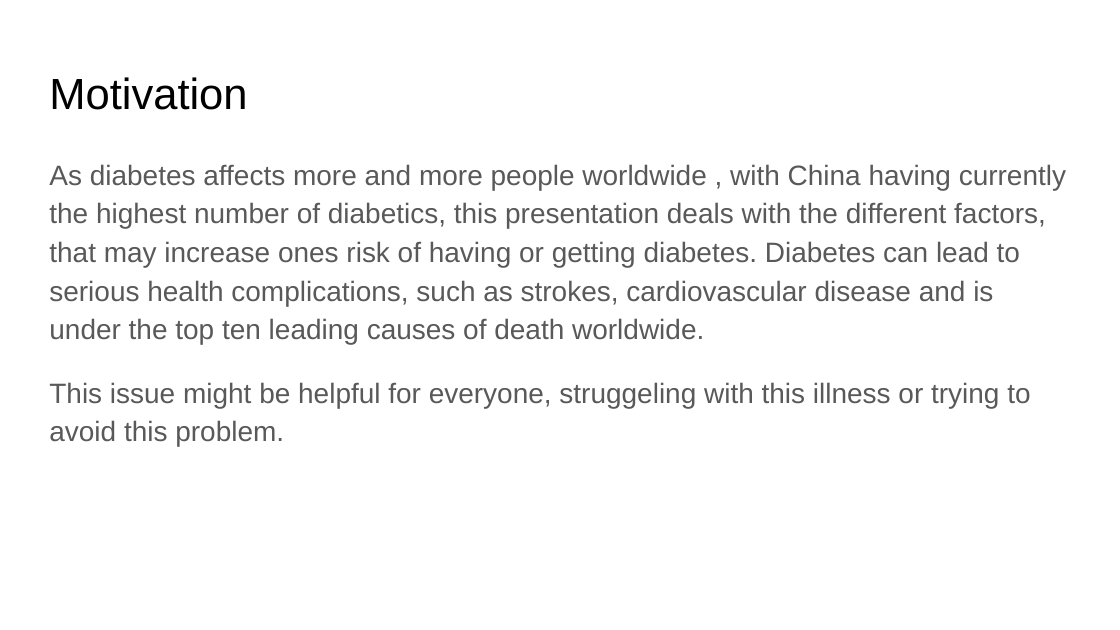
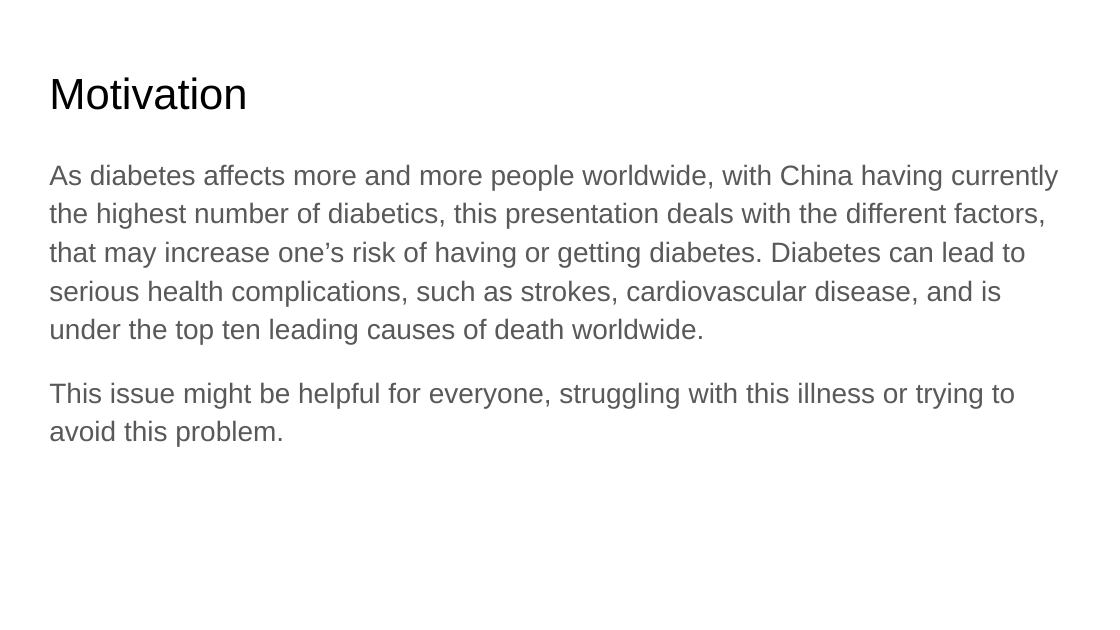
Before and after one commit to an-m-t/EDX-Final-Project-Week, a slide deck: slide 3 of Diabetes_Presentation.pptx. Drawn at 1120x630 pixels with LibreOffice and Linux fonts; fonts in the diff are those of the drawing. Boxes give left, top, right and bottom in pixels: in the first picture for what was removed or moved away, otherwise in the second. Text is boxed around its words. In the diff, an @@ line names an element or a change of style, - is before the commit and + after.

```diff
--- a/Diabetes_Presentation.pptx
+++ b/Diabetes_Presentation.pptx
@@ text at [49, 164, 1058, 447]: text changed @@
-As diabetes affects more and more people worldwide , with China having currently the highest number of diabetics, this presentation deals with the different factors, that may increase ones risk of having or getting diabetes. Diabetes can lead to serious health complications, such as strokes, cardiovascular disease and is under the top ten leading causes of death worldwide.
-This issue might be helpful for everyone, struggeling with this illness or trying to avoid this problem.
+As diabetes affects more and more people worldwide, with China having currently the highest number of diabetics, this presentation deals with the different factors, that may increase one’s risk of having or getting diabetes. Diabetes can lead to serious health complications, such as strokes, cardiovascular disease, and is under the top ten leading causes of death worldwide.
+This issue might be helpful for everyone, struggling with this illness or trying to avoid this problem.
```
Also in this commit, not shown: 10 other slides changed.
